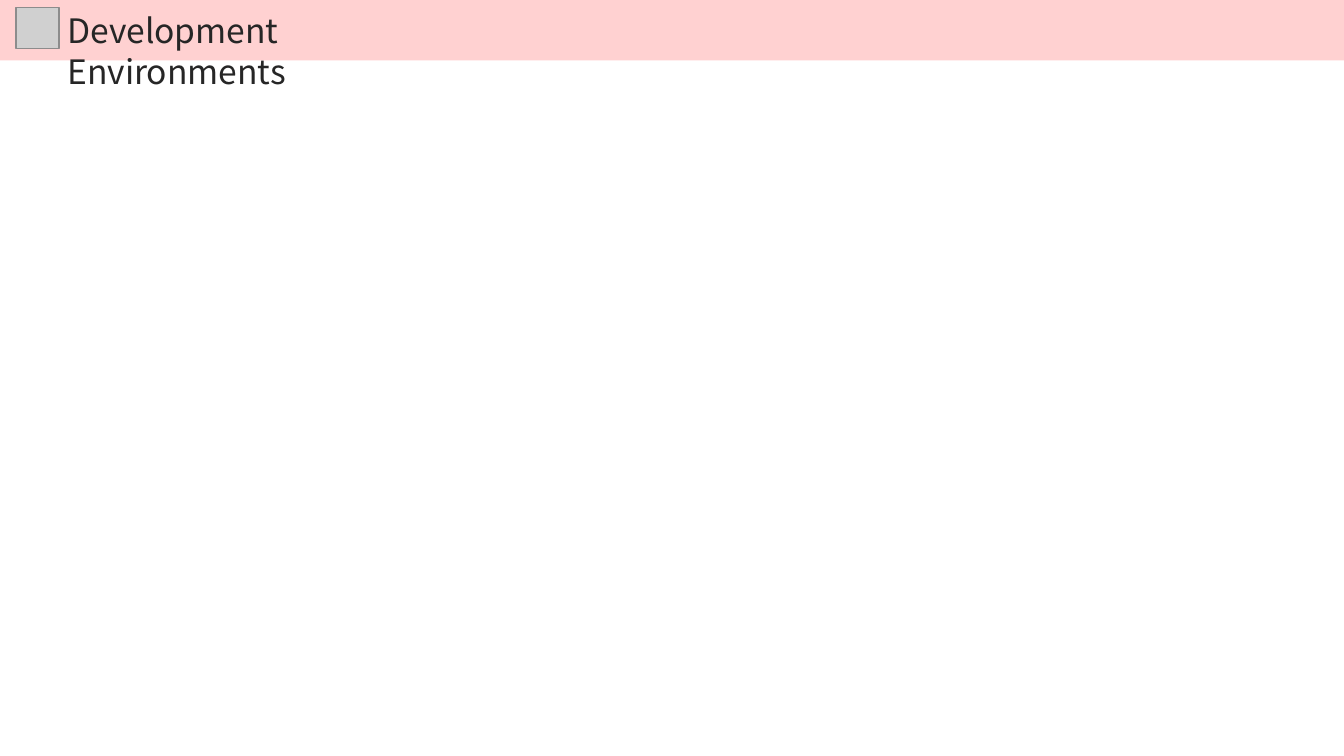
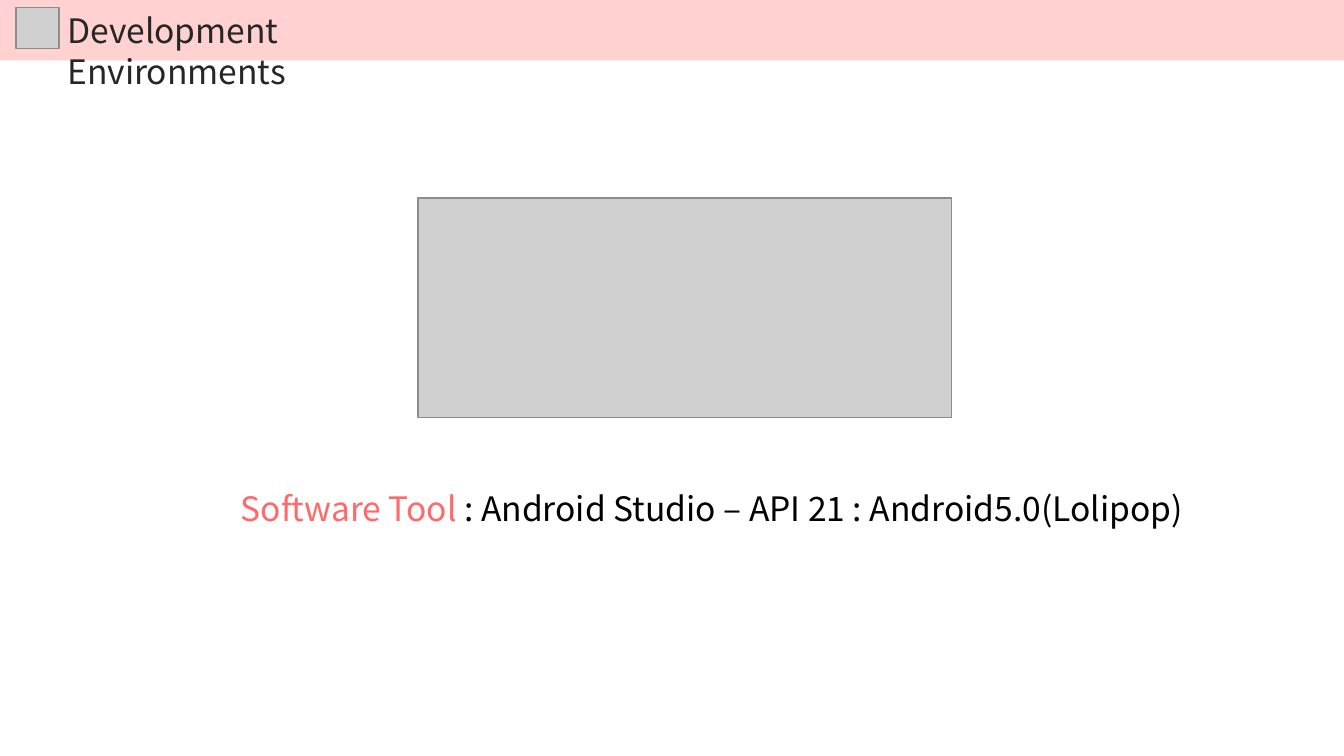
Before and after one commit to DokyeongKwon/DataStructureDesign-2018-2, a slide deck: slide 8 of 02. Problem Solving/서울 데이트 코스 추천 Problem Solving.pptx (slide 7 before the commit). Drawn at 1344x756 pixels with LibreOffice and Linux fonts; fonts in the diff are those of the drawing; grey boxes stand for pictures. Boxes give left, top, right and bottom in pixels: in the first picture for what was removed or moved away, otherwise in the second. Text is boxed around its words. In the diff, an @@ line names an element or a change of style, - is before the commit and + after.

```diff
--- a/02. Problem Solving/서울 데이트 코스 추천 Problem Solving.pptx
+++ b/02. Problem Solving/서울 데이트 코스 추천 Problem Solving.pptx
@@ picture added at box(418, 198, 952, 418) @@
@@ text added at box(241, 493, 1183, 529), 18 pt, text #000000 @@
+Software Tool : Android Studio – API 21 : Android5.0(Lolipop)
```
Also in this commit, not shown: 2 other slides changed, 14 slides added, 1 slide removed, 2 other files.
